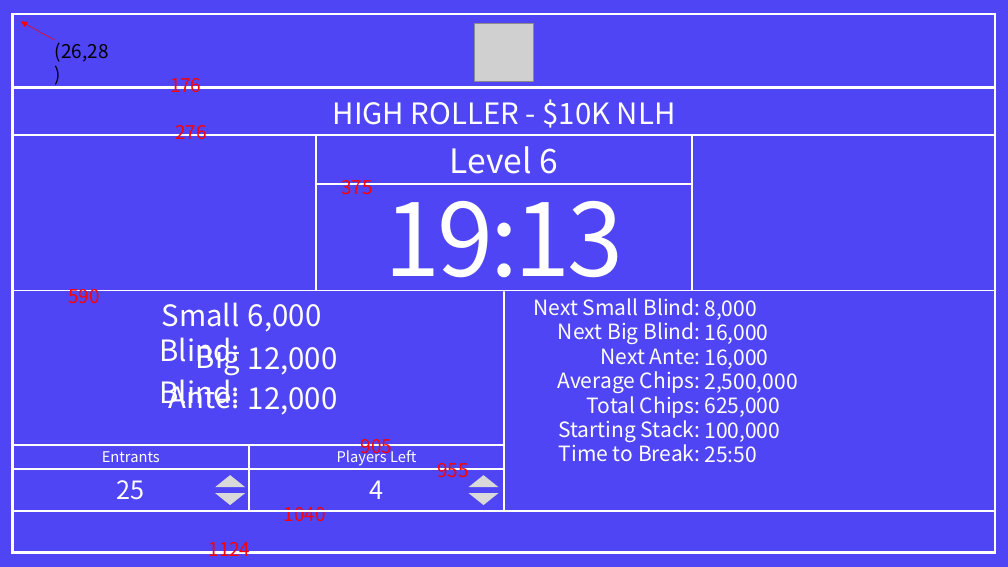
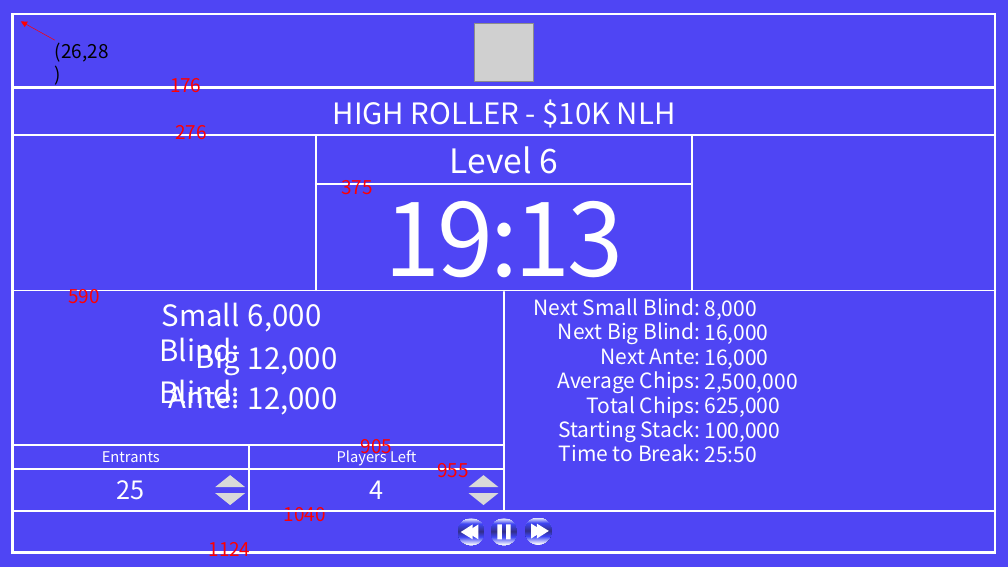
Before and after one commit to kage3175/PokerTimer, a slide deck: slide 3 of 프레젠테이션1.pptx. Drawn at 1008x567 pixels with LibreOffice and Linux fonts; fonts in the diff are those of the drawing; grey boxes stand for pictures. Boxes give left, top, right and bottom in pixels: in the first picture for what was removed or moved away, otherwise in the second. Text is boxed around its words. In the diff, an @@ line names an element or a change of style, - is before the commit and + after.

```diff
--- a/프레젠테이션1.pptx
+++ b/프레젠테이션1.pptx
@@ ellipse added at [458, 519, 485, 545], fill gradient #F6F8FC to #3E45F4 to #322E8A to #FFFFFF @@
@@ triangle added at [461, 525, 473, 540], fill #FFFFFF @@
@@ triangle added at [467, 525, 479, 540], fill #FFFFFF @@
@@ ellipse added at [491, 519, 517, 545], fill gradient #F6F8FC to #3E45F4 to #322E8A to #FFFFFF @@
@@ rectangle added at [498, 525, 502, 540], fill #FFFFFF @@
@@ rectangle added at [506, 525, 510, 540], fill #FFFFFF @@
@@ ellipse added at [525, 518, 551, 544], fill gradient #F6F8FC to #3E45F4 to #322E8A to #FFFFFF @@
@@ triangle added at [532, 524, 544, 539], fill #FFFFFF @@
@@ triangle added at [537, 524, 549, 539], fill #FFFFFF @@
```
Also in this commit, not shown: 1 slide added, 5 other files.
